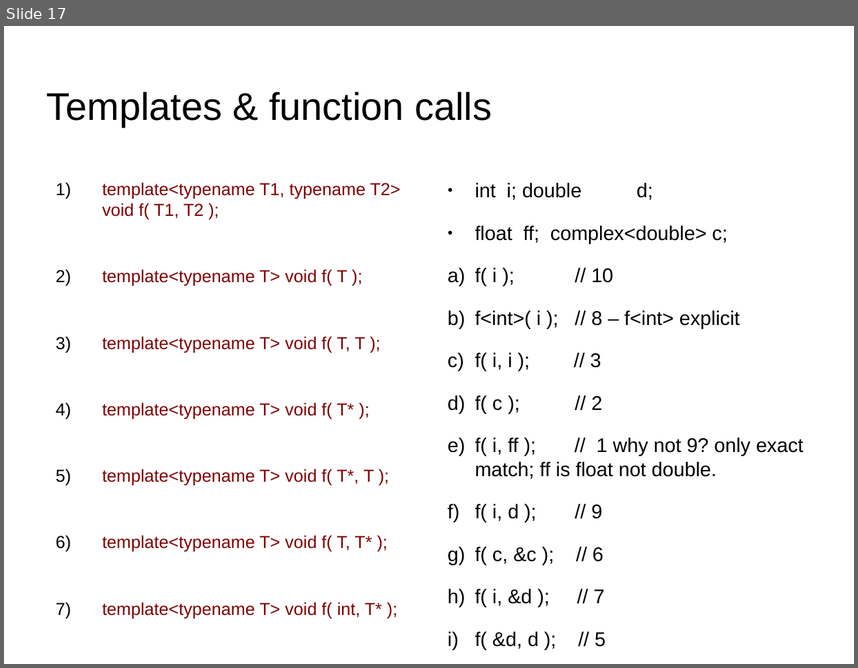
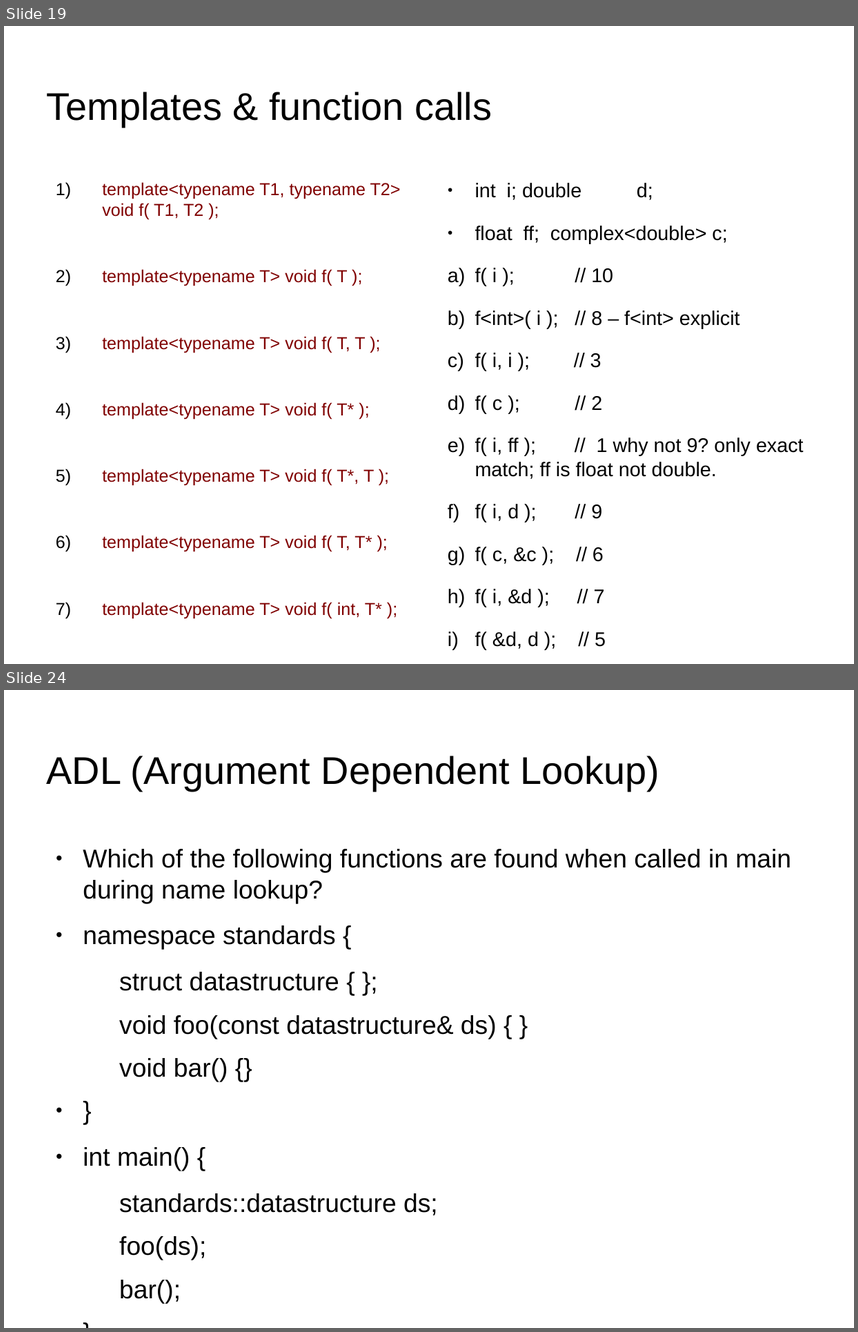
Before and after one commit to kks32/cpp-software-development, a slide deck: Ex22_C++_Quiz/Ex22_C++_Quiz.odp. Shown one above the other, each under a label of ours: slide 17 before the commit, slides 19 and 24 after it; the slides between them are not shown. The pictures are 858x668 and 858x1332 pixels, drawn with LibreOffice and Linux fonts; fonts in the diff are those of the drawing; background and template pictures are left out. Boxes give left, top, right and bottom in pixels: in the first picture for what was removed or moved away, otherwise in the second. Text is boxed around its words. In the diff, an @@ line names an element or a change of style, - is before the commit and + after.

Commit message:
Koenig lookup

```diff
--- a/Ex22_C++_Quiz/Ex22_C++_Quiz.odp
+++ b/Ex22_C++_Quiz/Ex22_C++_Quiz.odp
@@ slide 24 added at <box>4,690,854,1328</box>, background picture (left out) @@
@@ title added at <box>47,756,660,791</box>, 36 pt, text #000000 @@
+ADL (Argument Dependent Lookup)
@@ text added at <box>83,849,791,1260</box>, 24.1 pt, text #000000 @@
+● Which of the following functions are found when called in main during name lookup?
+● namespace standards {
+  struct datastructure { };
+  void foo(const datastructure& ds) { }
+  void bar() {}
+● }
+● int main() {
+  standards::datastructure ds;
+  foo(ds);
+  bar();
+● }
@@ what was slide 17 is now slide 19 @@
```
Also in this commit, not shown: 1 slide changed, 7 other slides added, 3 other files.
